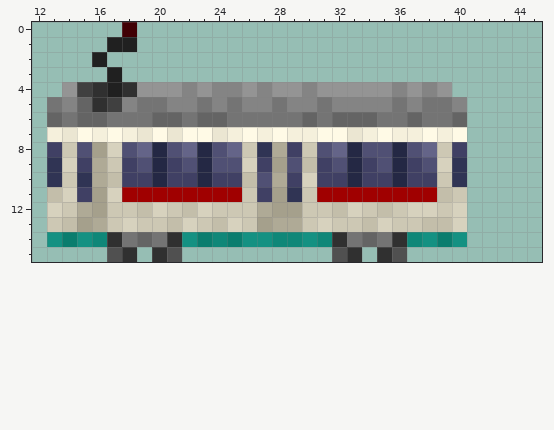
A pixel-art file gets an edit: src/trams/toyama/8000/toyama8000_purchase.aseprite. Above is the file before it was changed.
76x16 pixels, 1 frame. Shown: x 12..45, y 0..15.
The result:
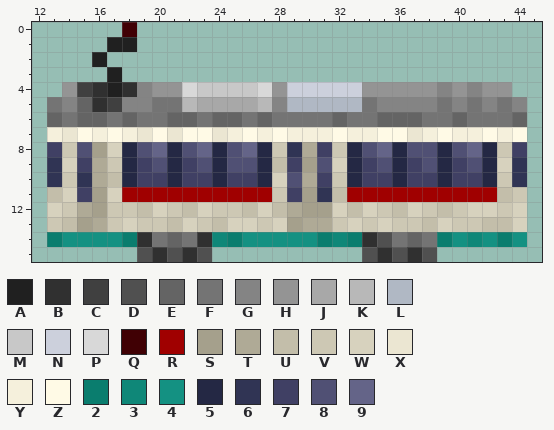
Palette (. is transparent): A #202020  B #303030  C #404040  D #505050  E #646464  F #747474  G #848484  H #949494  J #a8a8a8  K #b8b8b8  L #b0b8c4  M #c8c8c8  N #ccd0dc  P #d8d8d8  Q #400004  R #a00000  S #a5a08c  T #afaa96  U #c3beaa  V #cdc8b4  W #d7d2be  X #ebe6d2  Y #f5f0dc  Z #fffae6  2 #0a7d6e  3 #0f8778  4 #149182  5 #242844  6 #303454  7 #404064  8 #505074  9 #646488
Change:
Changed rows in their new state; - is an unchanged pixel.
Layer "toyama8000":
first column x 13:
 4 ------G--PMMMMP-NNNNN--H-HGHGHH-
 5 ------G-FKJJJJKGLLLLLF-G-G--FGFG
 6 -----E-F-EF-E-E--F--FFEE----FFFE
 7 ------------------Y-Y--ZXYZYYZYZ
 8 -----5895895895V6T7V--9--85895V7
 9 -----5785785-85U7S8W------5785W6
10 -----5-75-75-75W8T-V------5775V6
11 -------------RRV7S6U------RRRRUV
12 -------------UWUTSSWUWVU-VUVWWVW
13 -------------WVWSTT-WV----WVVUUW
14 24-442B-EFB----44-232BDFEF--3424
15 ----..D--BD--------..D--BD------
Changed places in both pictures, as pixel boxes (x1, y1, x2, y2):
changed: (47, 82, 527, 262)
